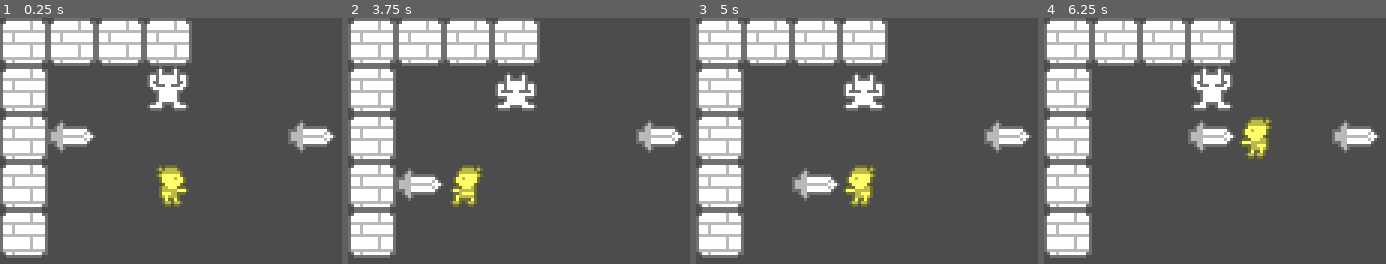
Above: before the commit, frames 1-4 (left to right).
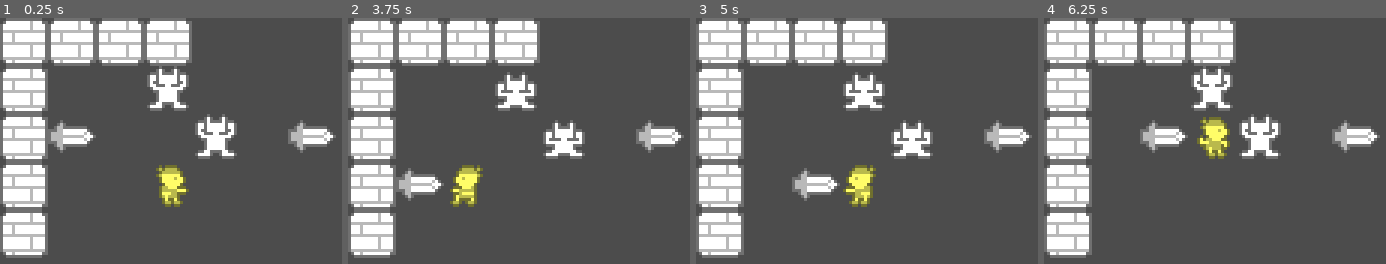
Above: after the commit, the same moments.

Repository: JUB-Yoush/yudum-1
Game: Godot game, scene res://src/Levels/Lvl0.tscn
The game is run twice, just before and just after one commit, with the same random seed, the same clock (stepped at 60 frames per second) and the same inputs.
Inputs:
- Up to frame 1 (0.25 s): no input
- Up to frame 2 (3.75 s): tap Enter at 0.5, 2, 3.5 s; hold F (grab) 0.53-1.28 s; hold W (up) 0.53-2.03 s; tap Space at 1.25, 2.75 s; tap F (grab) at 1.35, 2.85 s; hold F (grab) 2.03-2.78 s; hold A (left) 2.03-3.53 s; hold S (down) from 3.53 s (still down); hold F (grab) from 3.53 s (still down)
- Up to frame 3 (5 s): tap Space at 4.25 s; release S (down) at 4.28 s; release F (grab) at 4.28 s; hold D (right) from 4.28 s (still down); tap F (grab) at 4.35 s
- Up to frame 4 (6.25 s): release D (right) at 5.03 s; hold W (up) 5.03-5.78 s; hold F (grab) 5.03-5.78 s; hold D (right) from 5.78 s (still down); tap F (grab) at 5.85 s

The runs differ from the first frame. In frame 1, 1.6% of the frame differs, in the area x 57-70%, y 39-58%; in frame 2, 1.5%; in frame 3, 1.5%; in frame 4, 4.5%, in the area x 28-70%, y 39-58%.

Commit message:
sword can now damage mobs, work on mob movement next

Diff:
--- a/src/Levels/Lvl0.tscn
+++ b/src/Levels/Lvl0.tscn
@@ -54,3 +54,6 @@
 
 [node name="Sword2" parent="." instance=ExtResource( 3 )]
 position = Vector2( 96, 32 )
+
+[node name="Enemy2" parent="." instance=ExtResource( 4 )]
+position = Vector2( 64, 32 )
--- a/src/Levels/Main.gd
+++ b/src/Levels/Main.gd
@@ -10,7 +10,7 @@
 #	pass
 
 func on_player_turn_ended():
-	print('turn end from main')
+
 	#loop thru every enemy
 	#have them run their action
 	#once all have run, run player.start_turn()
--- a/src/actors/mobs/Mob.gd
+++ b/src/actors/mobs/Mob.gd
@@ -16,7 +16,14 @@
 }
 var _state = States.WAITING
 
+var max_hp:int = 6
+var hp:int = max_hp
 
+func change_hp(hp_diff):
+	hp = max(0, hp + hp_diff)
+	if hp == 0:
+		#make a real death function later
+		die()
 
 func _ready() -> void:
 	pass
@@ -41,8 +48,18 @@
 
 
 func act():
+	var tile = check_tile()
 	animate()
+
+func check_tile():
+	#idle state: moves randomly, shoot a bunch of rays that checks if the player is found
+	#if the mob find the player, go into the seek state, and try to follow the player's path.
+	# seek state:
+	pass
 
 func animate():
 	frame = wrapi(frame + 1, 0, frames)
 	sprite.frame = frame
+
+func die():
+	queue_free()
--- a/src/actors/player/Player.gd
+++ b/src/actors/player/Player.gd
@@ -111,9 +111,8 @@
 			var tile = check_tile(dir)
 			var item_check_tile = currentItem.get_check_tile(dir)
 
-			if item_check_tile != null:
-				#check and compare whatever the item ran into
-				pass
+			if item_check_tile != null and item_check_tile.is_in_group("mobs"):
+				attack_mob(item_check_tile, currentItem)
 
 			#if going in dir of item, use items check from same dir
 			if tile != null and tile.is_in_group("items"):
@@ -187,3 +186,17 @@
 
 func start_turn():
 	change_ap(max_ap)
+
+func attack_mob(mob,item):
+	print("attack mob")
+	move_tween(inputted_dir)
+	item.move(inputted_dir,speed)
+	yield(get_tree().create_timer(speed * 0.025), "timeout")
+	move_tween(-inputted_dir)
+	item.move(-inputted_dir,speed)
+
+	#move up
+	#make mob take damage
+	#wait a lil bit
+	#move back
+	mob.change_hp(-item.damage)
--- a/src/actors/weapon/Sword.gd
+++ b/src/actors/weapon/Sword.gd
@@ -5,13 +5,14 @@
 onready var tween = $Tween
 onready var ray = $RayCast2D
 var tile_size = 16
+var damage:int = 3
 signal player_let_go
 
 func on_moved_item(dir,speed):
 	ray.cast_to = dir * tile_size
 	ray.force_raycast_update()
 	var tile = ray.get_collider()
-	if tile == null or tile.is_in_group("player"):
+	if tile == null or tile.is_in_group("player") or tile.is_in_group("mobs"):
 		move(dir,speed)
 	else:
 		emit_signal("player_let_go")
